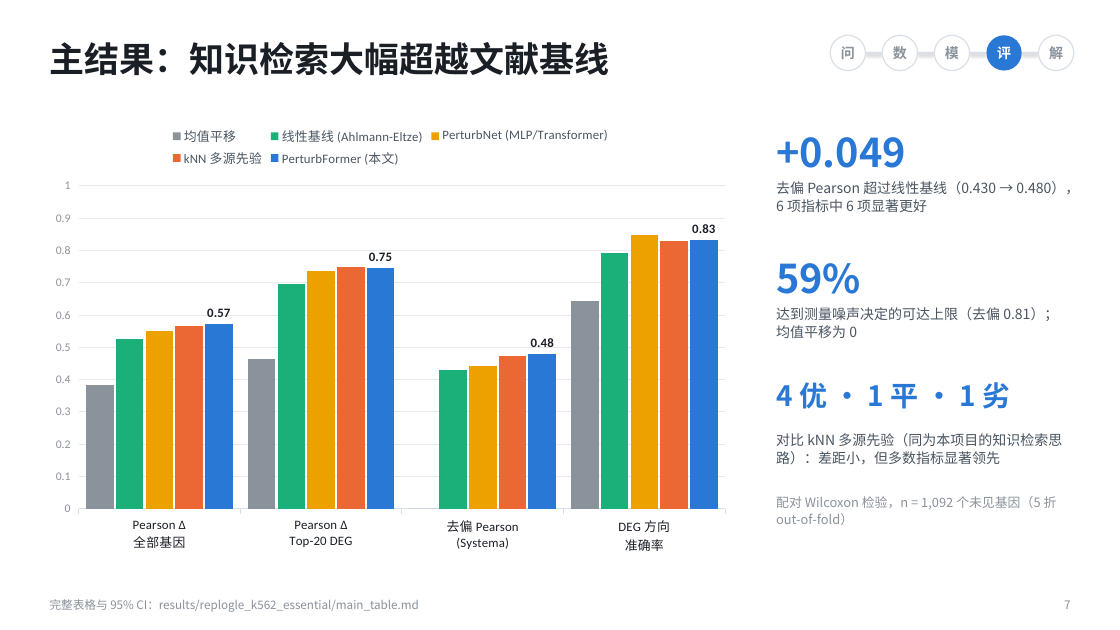
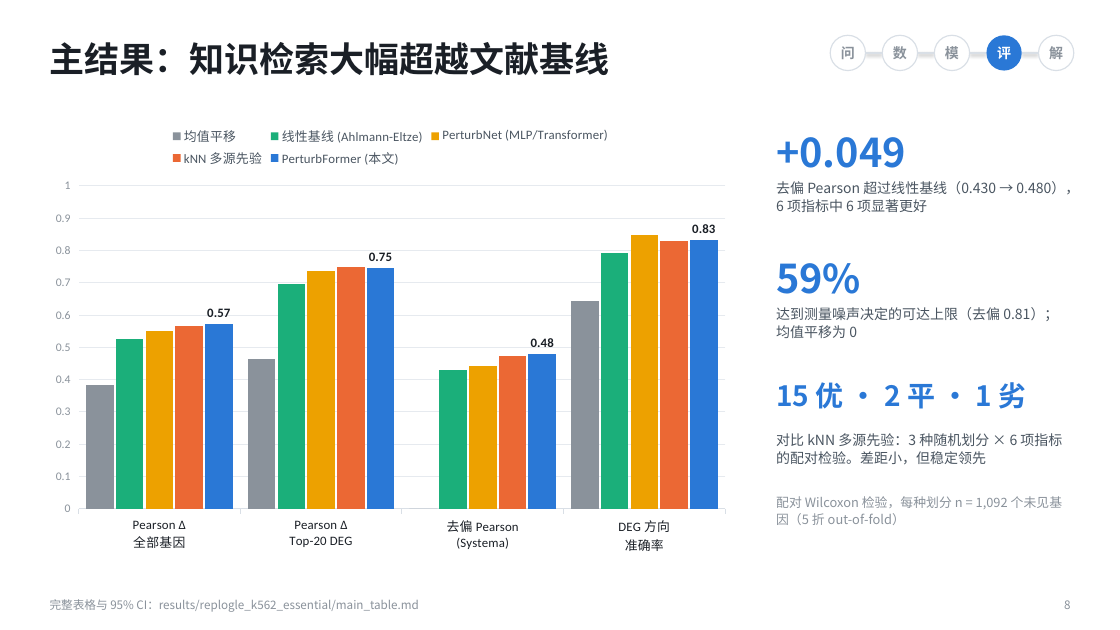
Before and after one commit to GuTianshuo/VirtualCell-Perturb, a slide deck: slide 8 of docs/VirtualCell-Perturb_汇报.pptx (slide 7 before the commit). Drawn at 1120x630 pixels with LibreOffice and Linux fonts; fonts in the diff are those of the drawing. Boxes give left, top, right and bottom in pixels: in the first picture for what was removed or moved away, otherwise in the second. Text is boxed around its words. In the diff, an @@ line names an element or a change of style, - is before the commit and + after.

Commit message:
Round-2 review: leak-free flow evaluation (fold-specific PCA), 3 CV splits, DEG-direction and representation analyses, reliability rating, unit tests + CI, report PDF, 16-slide deck (~9.5 min)

```diff
--- a/docs/VirtualCell-Perturb_汇报.pptx
+++ b/docs/VirtualCell-Perturb_汇报.pptx
@@ text at bbox=[776, 382, 1027, 409]: text changed @@
-4 优 · 1 平 · 1 劣
+15 优 · 2 平 · 1 劣
@@ text at bbox=[776, 433, 1062, 465]: text changed @@
-对比 kNN 多源先验（同为本项目的知识检索思路）：差距小，但多数指标显著领先
+对比 kNN 多源先验：3 种随机划分 × 6 项指标的配对检验。差距小，但稳定领先
@@ text at bbox=[776, 496, 1062, 525]: text changed @@
-配对 Wilcoxon 检验，n = 1,092 个未见基因（5 折 out-of-fold）
+配对 Wilcoxon 检验，每种划分 n = 1,092 个未见基因（5 折 out-of-fold）
@@ text at bbox=[1064, 600, 1070, 609]: text changed @@
-7
+8
```
Also in this commit, not shown: 11 other slides changed, 1 slide added, 51 other files.
